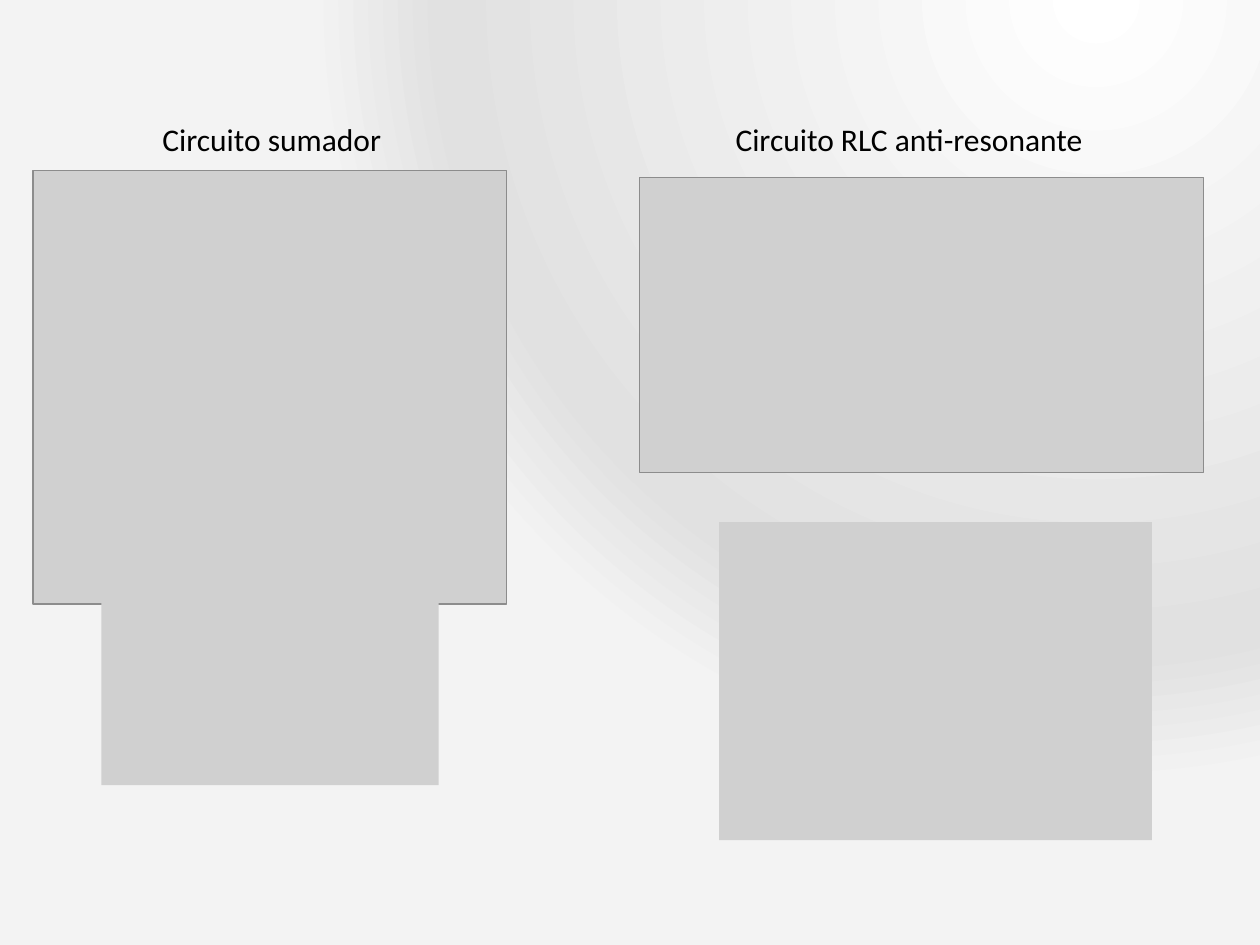
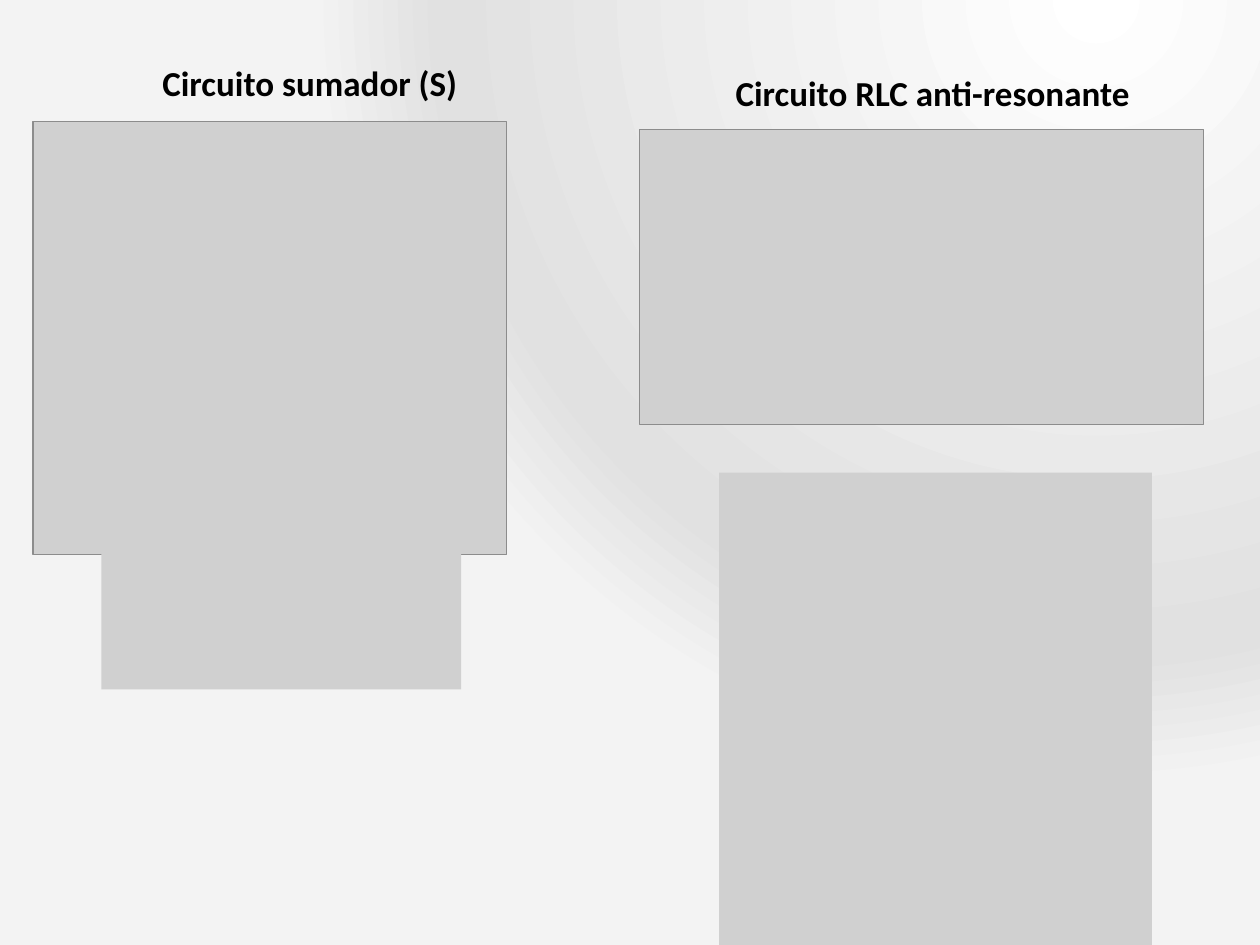
Before and after one commit to pugliese/Labo-3, a slide deck: slide 7 of Practica-Especial-Presentacion.pptx. Drawn at 1260x945 pixels with LibreOffice and Linux fonts; fonts in the diff are those of the drawing; grey boxes stand for pictures; background and template pictures are left out. Boxes give left, top, right and bottom in pixels: in the first picture for what was removed or moved away, otherwise in the second. Text is boxed around its words. In the diff, an @@ line names an element or a change of style, - is before the commit and + after.

```diff
--- a/Practica-Especial-Presentacion.pptx
+++ b/Practica-Especial-Presentacion.pptx
@@ text at (162, 70, 457, 101): text changed; size 18 to 20 pt; bold on @@
-Circuito sumador
+Circuito sumador (S)
@@ text "Circuito RLC anti-resonante": place and size @@
-text "Circuito RLC anti-resonante" at (736, 129, 1082, 152)
+text "Circuito RLC anti-resonante" at (736, 81, 1130, 107)
@@ text "Circuito RLC anti-resonante" at (736, 81, 1130, 107): size 18 to 20 pt, bold on @@
@@ picture: place and size @@
-picture at (33, 171, 507, 605)
+picture at (33, 122, 507, 556)
@@ picture: place and size @@
-picture at (639, 178, 1203, 472)
+picture at (639, 130, 1203, 425)
@@ picture: place and size @@
-picture at (719, 522, 1152, 839)
+picture at (719, 472, 1152, 945)
@@ picture: place and size @@
-picture at (101, 582, 438, 786)
+picture at (101, 533, 461, 690)
```
Also in this commit, not shown: 9 other slides changed, 1 other file.
